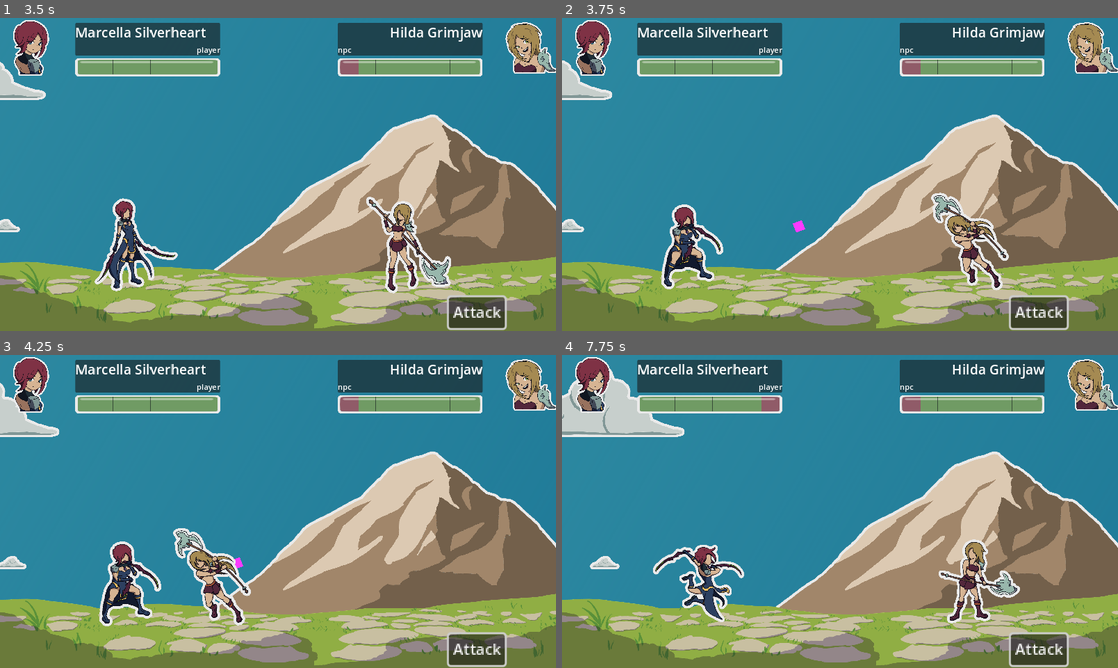
Above: before the commit, frames 1-4 (two rows, left to right).
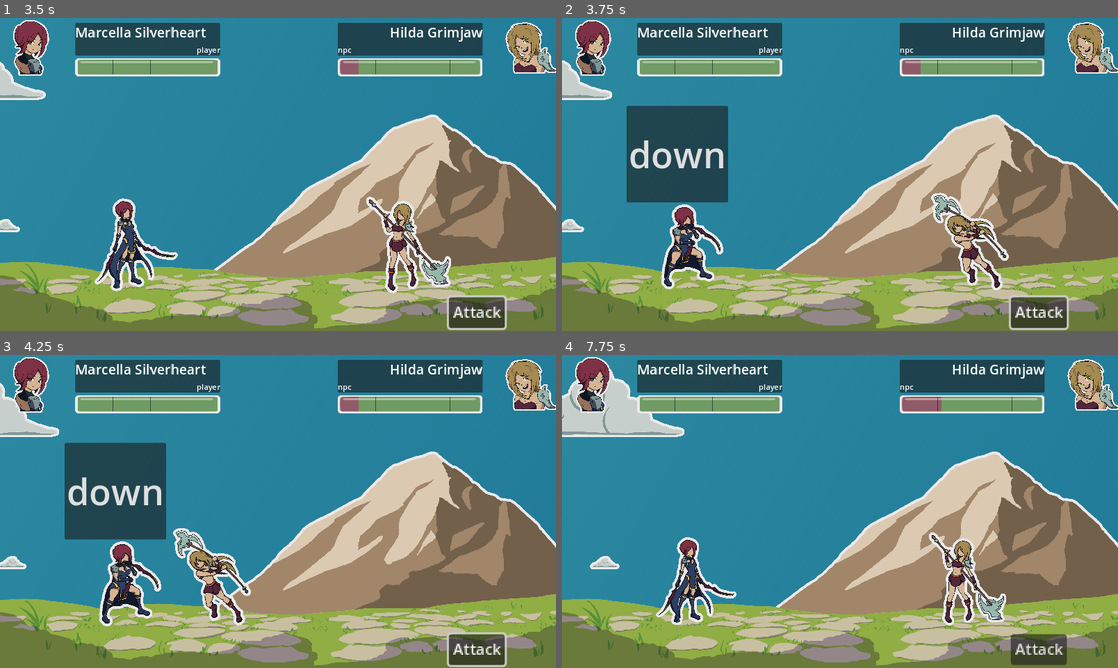
Above: after the commit, the same moments.

Repository: MajorZiploc/sticker_book_moments
Game: Godot game, scene res://lvls/battle_scene.tscn
Same seed, same stepped clock (60 frames per second), same inputs: the game is played once before the commit and once after it.
Inputs (mouse positions are in pixels of both pictures, inside the frame that each line leads up to):
- Up to frame 1 (3.5 s): click "Attack" at 0.5 s; tap Enter (ui_accept) at 1.25, 1.52, 2.27 s; move the mouse to (400, 158) at 1.27 s; hold D (right) 1.28-2.03 s; hold F 1.28-2.03 s; click (400, 158) at 1.42 s; move the mouse to (166, 190) at 2.02 s; hold S (down) 2.03-2.78 s; tap Space at 2.1 s; move the mouse to (333, 105) at 2.77 s; hold D (right) from 2.78 s (still down); hold F from 2.78 s (still down)
- Up to frame 2 (3.75 s): move the mouse to (812, 237) at 3.52 s; release D (right) at 3.53 s; release F at 3.53 s; hold W (up) from 3.53 s (still down); tap Space at 3.6 s; click (812, 237) at 3.67 s
- Up to frame 3 (4.25 s): keep holding W (up); tap Enter (ui_accept) at 3.77 s
- Up to frame 4 (7.75 s): release W (up) at 4.25 s; click (678, 489) at 4.25 s, where only the run after the commit has a clickable "down"; move the mouse to (1006, 558) at 5.02 s; hold F 5.03-5.78 s; hold A (left) 5.03-6.53 s; tap Enter (ui_accept) at 5.27, 6.02, 7.52 s; move the mouse to (673, 464) at 5.77 s; tap Space at 5.85, 7.35 s; move the mouse to (867, 511) at 6.52 s; hold S (down) 6.53-7.28 s; hold F 6.53-7.28 s; click (867, 511) at 6.67 s; move the mouse to (756, 433) at 7.27 s; hold D (right) from 7.28 s (still down)

Frame 1 is identical in both runs. In frame 2, 5.7% of the frame differs, in the area x 11-44%, y 28-69%; in frame 3, 5.7%; in frame 4, 5.3%.

Commit message:
Init basic qte event for click and movement keys instead of parry marker

Diff:
--- a/lvls/battle_scene.gd
+++ b/lvls/battle_scene.gd
@@ -48,21 +48,28 @@
   $ui_root/ui/npc_info/hbox/margin/vbox/panel/vbox/name,
   $ui_root/ui/npc_info/hbox/bust,
 );
-@onready var path_parry_marker: Path2D = $path_parry_marker;
-@onready var path_parry_marker_path_follow: PathFollow2D = $path_parry_marker/path_follow;
+@onready var qte_container = $ui_root/ui/qte;
+@onready var qte_btn = $ui_root/ui/qte/btn;
 
 @export var is_player_turn = true;
 
-var parry_attempted = false;
-var parry_attempted_ratio = 0.0;
-var min_parry_ratio = 0.65;
-var max_parry_ratio = 1;
+var parried = false;
 var player_init_position = Vector2(2, 0);
 var npc_init_position = Vector2(1020, 0);
 var attack_position_offset = Vector2(175, 0);
+var rng = RandomNumberGenerator.new();
+var qte_current_click_count = 0;
+var qte_click_total = 1;
+var qte_min_x = 100;
+var qte_max_x = 850;
+var qte_min_y = 160;
+var qte_max_y = 540;
 
-# Called when the node enters the scene tree for the first time.
+var qte_all_keys = ["up", "down", "left", "right"];
+var qte_key = "up";
+
 func _ready():
+  switch_qte_state_to(false);
   _init_bg();
   player.unit_data = CombatUnitData.entries[CombatUnitData.Type.DUAL_HYBRID];
   npc.unit_data = CombatUnitData.entries[CombatUnitData.Type.TWO_HANDED_AXER];
@@ -83,13 +90,18 @@
   npc.path.curve.clear_points();
   for point in npc_path_points:
     npc.path.curve.add_point(point);
-    path_parry_marker.curve.add_point(point);
-  path_parry_marker_path_follow.progress_ratio = (min_parry_ratio + max_parry_ratio) / 2;
-  path_parry_marker.visible = false;
   player.name.text = player.unit_data.name;
   npc.name.text = npc.unit_data.name;
   _update_unit_health_bar(player);
   _update_unit_health_bar(npc);
+
+func _input(event: InputEvent):
+  qte_attempt(event);
+
+func qte_attempt(event: InputEvent):
+  if not qte_container.visible: return;
+  if event.is_action_pressed(qte_key):
+    qte_event_update();
 
 func update_bust_texture(combat_unit: CombatUnit):
   var texture = load(combat_unit.unit_data.bust_path);
@@ -110,7 +122,7 @@
 
 # NOTE: in this func: is_player_turn actually means its enemy turn
 func attack_sequence(attacker: CombatUnit, defender: CombatUnit):
-  path_parry_marker.visible = is_player_turn;
+  switch_qte_state_to(is_player_turn);
   attacker.char.preatk();
   defender.char.readied();
   var tween = create_tween();
@@ -118,12 +130,11 @@
   await tween.finished;
   attacker.char.postatk();
   var damage_taker = defender;
-  if is_player_turn:
-    if parry_attempted and parry_attempted_ratio >= min_parry_ratio and parry_attempted_ratio <= max_parry_ratio:
-      damage_taker = attacker;
-      defender.char.postatk();
+  if is_player_turn and parried:
+    damage_taker = attacker;
+    defender.char.postatk();
   deal_damage_to(damage_taker);
-  path_parry_marker.visible = false;
+  switch_qte_state_to(false);
   # HACK: to let the postatk frame show for a second
   await get_tree().create_timer(1).timeout;
   attacker.char.idle();
@@ -134,13 +145,11 @@
 
 func _on_attack_pressed():
   if is_player_turn and player.path_follow.progress_ratio == 0 and npc.path_follow.progress_ratio == 0:
+    update_qte_button();
     is_player_turn = !is_player_turn;
-    parry_attempted = false;
-    parry_attempted_ratio = 0.0;
+    parried = false;
+    qte_current_click_count = 0;
     full_round(player, npc);
-  elif !parry_attempted:
-    parry_attempted = true;
-    parry_attempted_ratio = npc.path_follow.progress_ratio;
 
 func _init_bg_cloud_movements(clouds: Array[Sprite2D], start_x: float, end_x: float, total_move_secs: float, spacer: float):
   for cloud in clouds:
@@ -164,3 +173,25 @@
   _init_bg_cloud_movements(background.lg_clouds, -1200, 3300, 60, 0.6);
   _init_bg_cloud_movements(background.md_clouds, 2800, -1000, 65, 0.5);
   _init_bg_cloud_movements(background.sm_clouds, -800, 2500, 90, 0.1);
+
+func qte_event_update():
+  if qte_current_click_count < qte_click_total:
+    qte_current_click_count = qte_current_click_count + 1;
+    parried = qte_current_click_count == qte_click_total;
+    update_qte_button();
+    switch_qte_state_to(!parried);
+
+func update_qte_button():
+  qte_container.position = Vector2(
+    rng.randf_range(qte_min_x, qte_max_x),
+    rng.randf_range(qte_min_y, qte_max_y)
+  );
+  qte_key = qte_all_keys[rng.randf_range(0, qte_all_keys.size() - 1)];
+  qte_btn.text = qte_key;
+
+func switch_qte_state_to(is_enabled: bool):
+  qte_container.visible = is_enabled;
+  qte_btn.disabled = !is_enabled;
+
+func _on_qte_btn_pressed():
+  qte_event_update();
--- a/lvls/battle_scene.tscn
+++ b/lvls/battle_scene.tscn
@@ -16,10 +16,6 @@
 [ext_resource type="Texture2D" uid="uid://cdp0fs15ybgbu" path="res://art/my/bg/obj/small/clouds.png" id="7_fq0pl"]
 [ext_resource type="Texture2D" uid="uid://br8q5kors8idy" path="res://art/my/bg/obj/medium/clouds.png" id="8_lex5n"]
 
-[sub_resource type="Curve2D" id="Curve2D_ult4u"]
-
-[sub_resource type="CanvasTexture" id="CanvasTexture_iky10"]
-
 [sub_resource type="Curve2D" id="Curve2D_1ljv2"]
 _data = {
 "points": PackedVector2Array(0, 0, 0, 0, 3.19446, 0, 0, 0, 0, 0, 435.013, -100, 0, 0, 0, 0, 666.831, -118.182)
@@ -106,17 +102,6 @@
 texture = ExtResource("8_lex5n")
 hframes = 2
 frame = 1
-
-[node name="path_parry_marker" type="Path2D" parent="."]
-curve = SubResource("Curve2D_ult4u")
-
-[node name="path_follow" type="PathFollow2D" parent="path_parry_marker"]
-
-[node name="parry_marker" type="TextureRect" parent="path_parry_marker/path_follow"]
-modulate = Color(0.984314, 0.231373, 1, 1)
-offset_right = 40.0
-offset_bottom = 40.0
-texture = SubResource("CanvasTexture_iky10")
 
 [node name="path_left" type="Path2D" parent="."]
 position = Vector2(-148.649, 0)
@@ -276,6 +261,19 @@
 layout_mode = 2
 text = "Attack"
 
+[node name="qte" type="BoxContainer" parent="ui_root/ui"]
+z_index = 5
+layout_mode = 0
+offset_left = 854.0
+offset_top = 541.0
+offset_right = 1054.0
+offset_bottom = 741.0
+
+[node name="btn" type="Button" parent="ui_root/ui/qte"]
+layout_mode = 2
+theme_override_font_sizes/font_size = 75
+text = "click me"
+
 [node name="Camera2D" type="Camera2D" parent="."]
 position = Vector2(465, -282)
 zoom = Vector2(0.5, 0.5)
@@ -290,3 +288,4 @@
 tween_resource = SubResource("Resource_efo2m")
 
 [connection signal="pressed" from="ui_root/ui/choice/attack" to="." method="_on_attack_pressed"]
+[connection signal="pressed" from="ui_root/ui/qte/btn" to="." method="_on_qte_btn_pressed"]
Not shown: 1 places in lvls/battle_scene.tscn that only renumber resources
